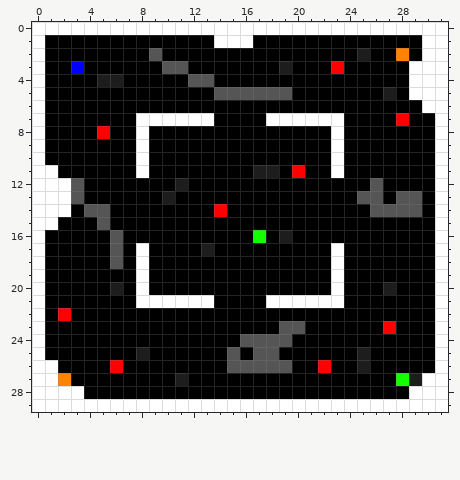
One commit to this pixel-art sprite: res/map_01.png. The first picture shows the starting point.
The file is 32x30 pixels.
And afterwards:
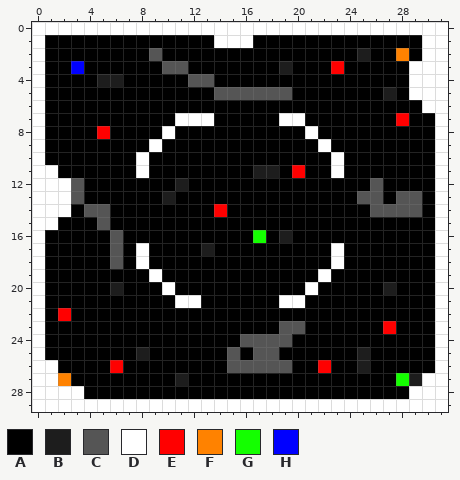
Palette (. is transparent): A #000000  B #1d1d1d  C #555555  D #ffffff  E #ff0000  F #ff8200  G #14ff00  H #0000ff
The exact change:
Changed rows in their new state; - is an unchanged pixel.
first column x 8:
 7 AAA-------A--AAA
 8 A-D----------D-A
 9 AD------------DA
first column x 8:
19 AD------------DA
20 A-D----------D-A
21 AAA--A----A--AAA
Changed places in both pictures, as pixel boxes (x1, y1, x2, y2):
changed: (136, 113, 175, 152)
changed: (266, 113, 344, 152)
changed: (136, 269, 214, 308)
changed: (266, 269, 344, 308)
